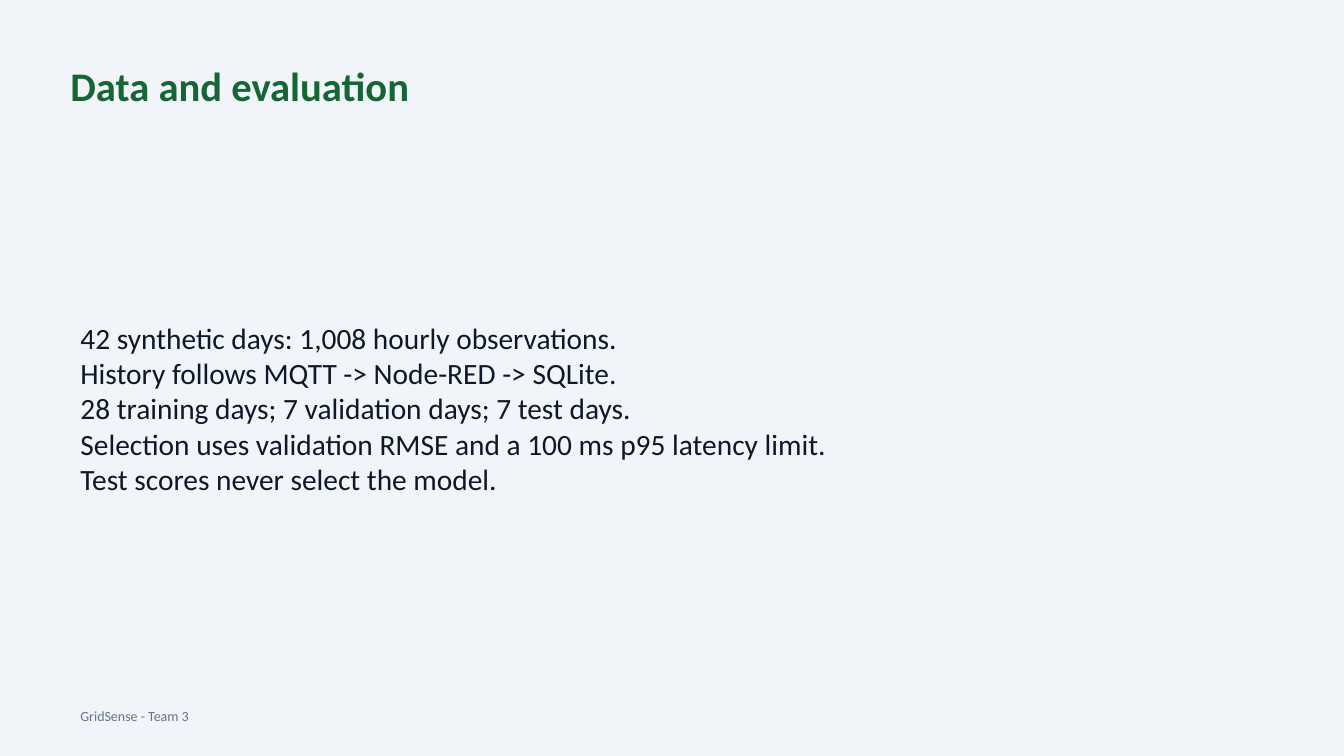
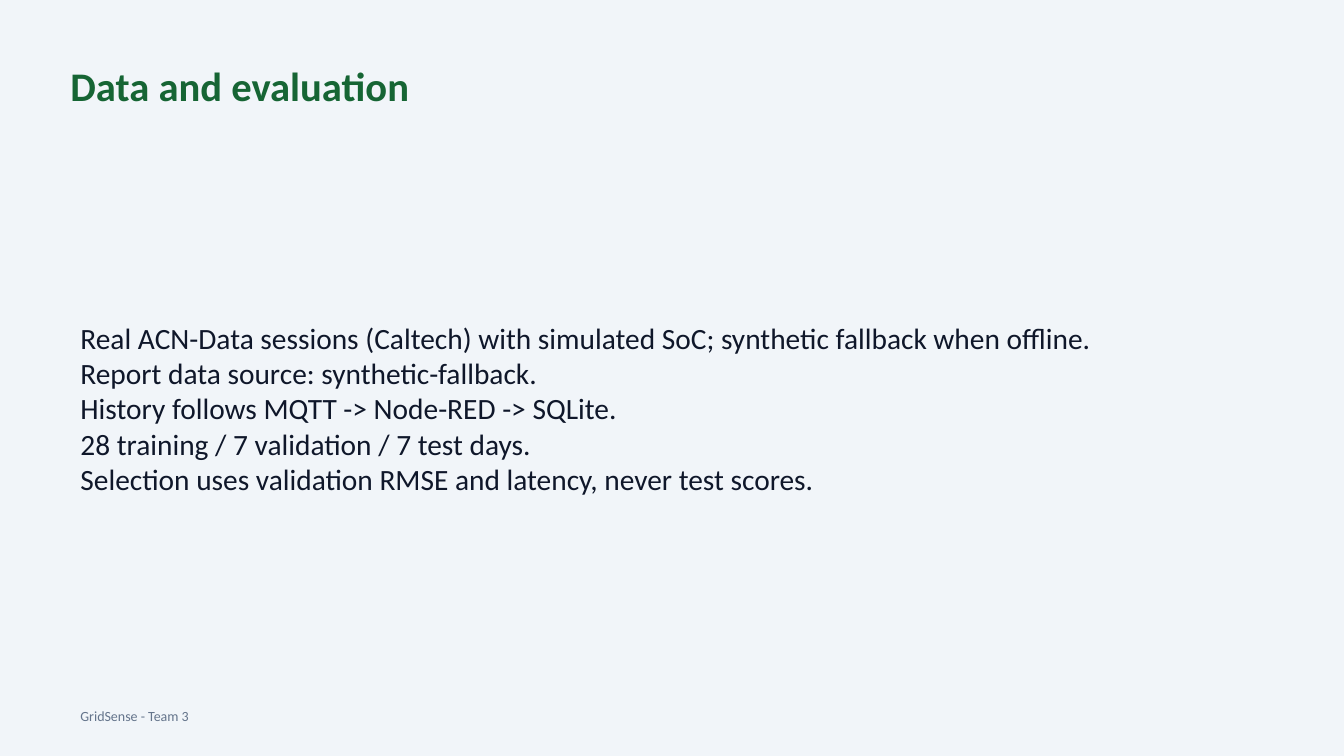
Before and after one commit to DavidShibu/gridsense, a slide deck: slide 5 of GridSense_Presentation.pptx. Drawn at 1344x756 pixels with LibreOffice and Linux fonts; fonts in the diff are those of the drawing. Boxes give left, top, right and bottom in pixels: in the first picture for what was removed or moved away, otherwise in the second. Text is boxed around its words. In the diff, an @@ line names an element or a change of style, - is before the commit and + after.

```diff
--- a/GridSense_Presentation.pptx
+++ b/GridSense_Presentation.pptx
@@ text at [80, 327, 1090, 389]: text changed @@
-42 synthetic days: 1,008 hourly observations.
+Real ACN-Data sessions (Caltech) with simulated SoC; synthetic fallback when offline.
+Report data source: synthetic-fallback.
@@ text at [80, 434, 814, 495]: text changed @@
-28 training days; 7 validation days; 7 test days.
-Selection uses validation RMSE and a 100 ms p95 latency limit.
-Test scores never select the model.
+28 training / 7 validation / 7 test days.
+Selection uses validation RMSE and latency, never test scores.
```
Also in this commit, not shown: 2 other slides changed, 1 slide added, 34 other files.
